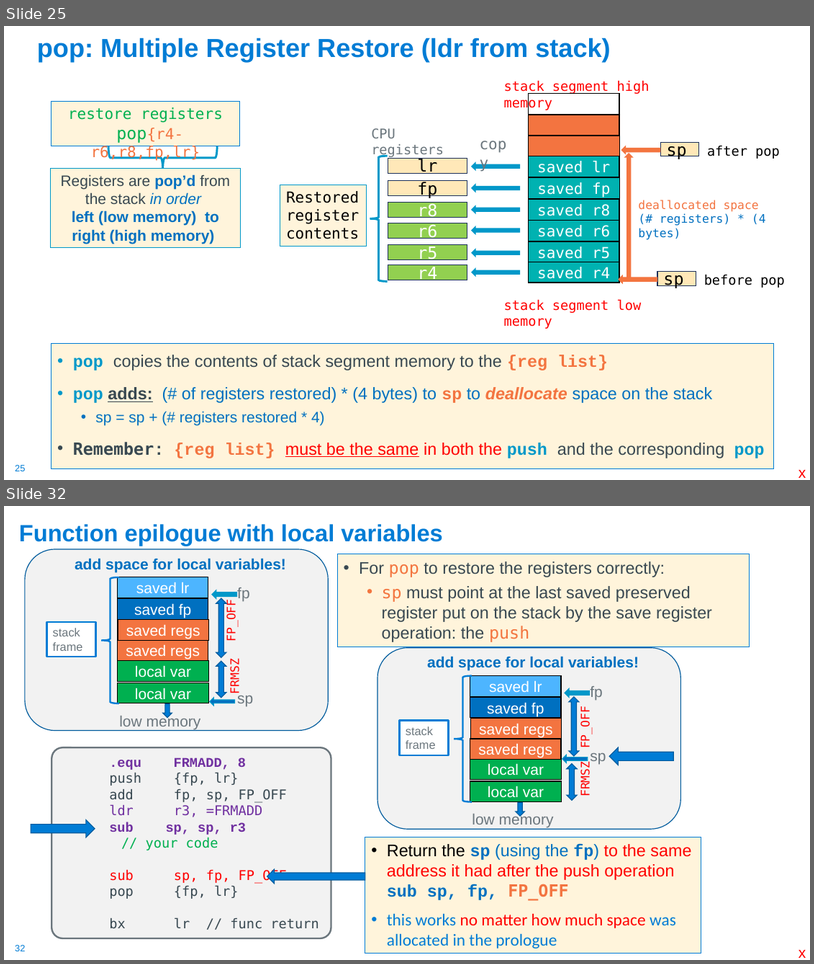
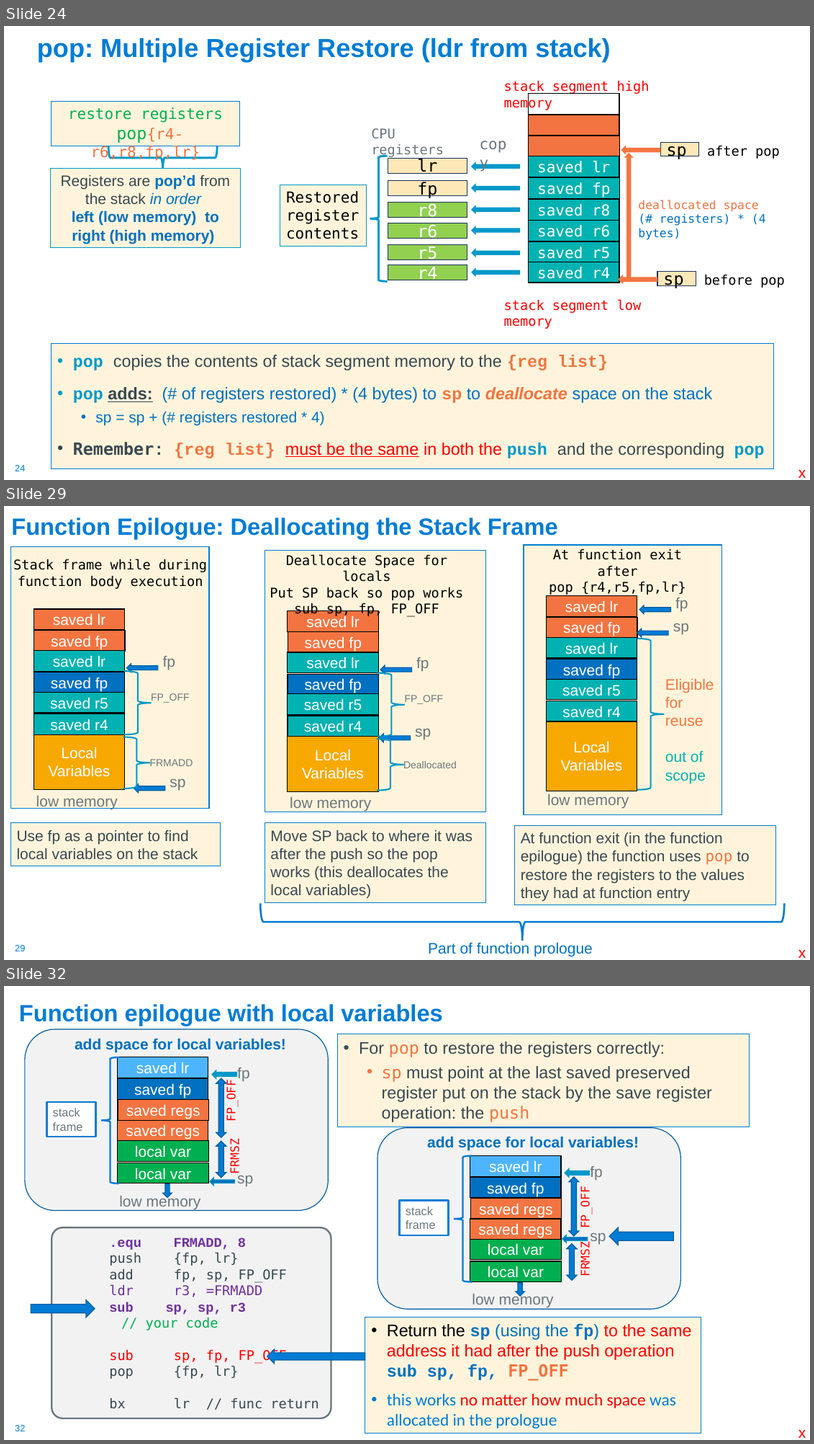
Before and after one commit to cse30-fa22/Muller_CSE30_Lecture_Slides, a slide deck: 09_Assm_Part4.pptx. Shown one above the other, each under a label of ours: slides 25 and 32 before the commit, slides 24, 29 and 32 after it; the slides between them are not shown. The pictures are 814x964 and 814x1444 pixels, drawn with LibreOffice and Linux fonts; fonts in the diff are those of the drawing. Boxes give left, top, right and bottom in pixels: in the first picture for what was removed or moved away, otherwise in the second. Text is boxed around its words. In the diff, an @@ line names an element or a change of style, - is before the commit and + after.

```diff
--- a/09_Assm_Part4.pptx
+++ b/09_Assm_Part4.pptx
@@ slide 29 added at (4,506,810,960), background #FFFFFF; not listed: 1 template element that a slide beside it also shows @@
@@ title added at (11,518,558,539), 28 pt, text #007CD5, bold @@
+Function Epilogue: Deallocating the Stack Frame
@@ rectangle added at (10,546,209,808), fill #FFF4DB, outline #007CD5 1 pt @@
@@ rectangle added at (524,545,722,815), fill #FFF4DB, outline #007CD5 1 pt @@
@@ rectangle added at (265,550,486,811), fill #FFF4DB, outline #007CD5 1 pt @@
@@ left arrow added at (640,605,671,614), fill #007CD5, outline #005C9E 1 pt @@
@@ text added at (676,597,688,611), 18 pt, text #6B767D @@
+fp
@@ text added at (163,656,175,669), 18 pt, text #6B767D @@
+fp
@@ right brace added at (124,671,152,735), outline #0098C9 1.75 pt @@
@@ left arrow added at (127,663,158,672), fill #007CD5, outline #005C9E 1 pt @@
@@ right brace added at (378,673,405,736), outline #0098C9 1.75 pt @@
@@ left arrow added at (381,665,412,674), fill #007CD5, outline #005C9E 1 pt @@
@@ text added at (417,657,429,672), 18 pt, text #6B767D @@
+fp
@@ text added at (151,693,190,703), 12 pt, text #6B767D @@
+FP_OFF
@@ text added at (405,695,444,704), 12 pt, text #6B767D @@
+FP_OFF
@@ group added at (547,548,715,808): 7 rectangles, 4 texts, 1 left arrow, 1 right brace @@
+saved fp
+low memory
+saved lr
+sp
+Local Variables
+At function exit after
+pop {r4,r5,fp,lr}
+saved lr
+saved fp
+saved r5
+saved r4
+Eligible for reuse
+out of scope
@@ group added at (13,559,207,809): 7 rectangles, 4 texts, 1 left arrow, 1 right brace @@
+saved fp
+low memory
+saved lr
+sp
+Local Variables
+Stack frame while during function body execution
+saved lr
+saved fp
+saved r5
+saved r4
+FRMADD
@@ group added at (270,554,463,811): 7 rectangles, 4 texts, 1 left arrow, 1 right brace @@
+saved fp
+low memory
+saved lr
+sp
+Local Variables
+Deallocate Space for locals
+Put SP back so pop works
+sub sp, fp, FP_OFF
+saved lr
+saved fp
+saved r5
+saved r4
+Deallocated
@@ rectangle added at (10,823,221,866), fill #FFF4DB, outline #007CD5 0.75 pt, 18 pt, text #384851 @@
+Use fp as a pointer to find local variables on the stack
@@ rectangle added at (265,823,486,902), fill #FFF4DB, outline #007CD5 0.75 pt, 18 pt, text #384851 @@
+Move SP back to where it was after the push so the pop works (this deallocates the local variables)
@@ rectangle added at (515,826,777,905), fill #FFF4DB, outline #007CD5 0.75 pt, 18 pt, text #384851 @@
+At function exit (in the function epilogue) the function uses pop to restore the registers to the values they had at function entry
@@ left brace added at (260,903,785,940), outline #007CD5 2.25 pt @@
@@ text added at (428,942,593,956), 18 pt, text #0070C0 @@
+Part of function prologue
@@ text added at (799,950,806,957), 18 pt, text #FF0000 @@
+x
@@ what was slide 25 is now slide 24 @@
@@ page number at (15,464,25,471): text changed @@
-25
+24
```
Also in this commit, not shown: 8 slides changed, 3 other slides added, 41 slides removed, 3 other files.
